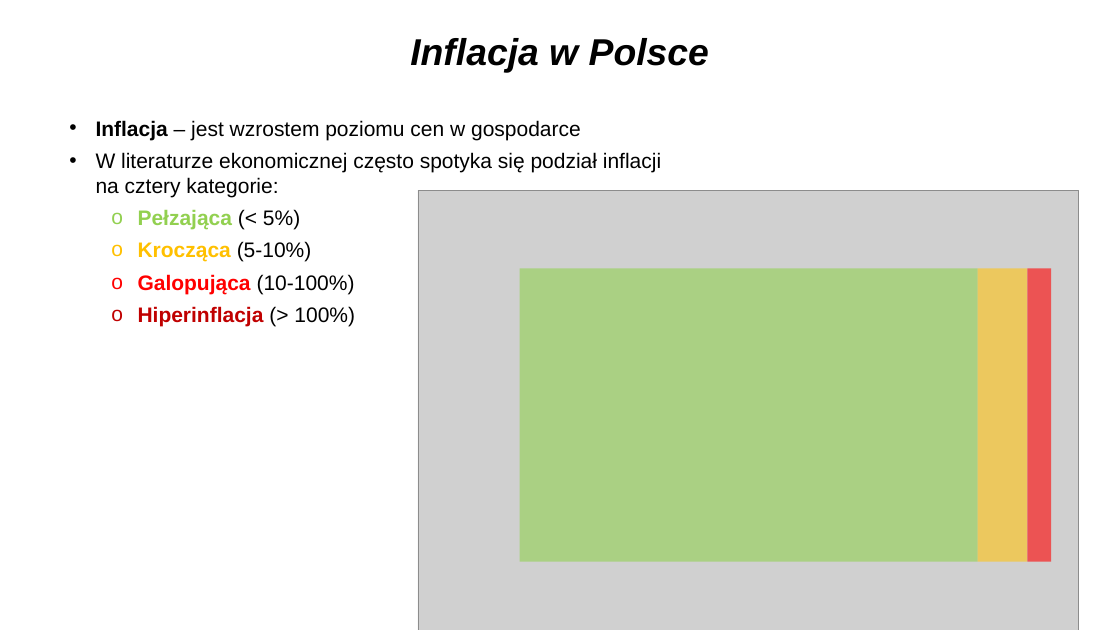
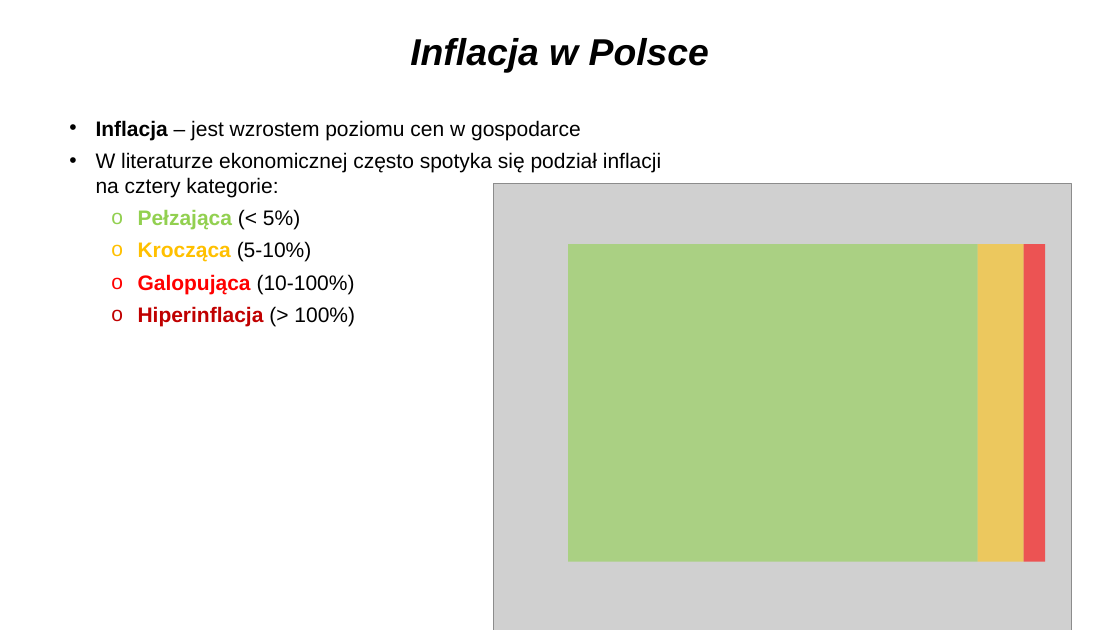
Before and after one commit to 1Jaroslav1/SAD_P1, a slide deck: slide 2 of Problem2/SAD_Problem_2.pptx. Drawn at 1120x630 pixels with LibreOffice and Linux fonts; fonts in the diff are those of the drawing; grey boxes stand for pictures. Boxes give left, top, right and bottom in pixels: in the first picture for what was removed or moved away, otherwise in the second. Text is boxed around its words. In the diff, an @@ line names an element or a change of style, - is before the commit and + after.

```diff
--- a/Problem2/SAD_Problem_2.pptx
+++ b/Problem2/SAD_Problem_2.pptx
@@ picture: place and size @@
-picture at <box>418,190,1080,630</box>
+picture at <box>494,183,1072,630</box>
@@ rectangle: place and size @@
-rectangle at <box>520,269,978,562</box>
+rectangle at <box>568,245,978,562</box>
@@ rectangle: place and size @@
-rectangle at <box>978,269,1028,562</box>
+rectangle at <box>978,245,1024,562</box>
@@ rectangle: place and size @@
-rectangle at <box>1028,269,1051,562</box>
+rectangle at <box>1024,245,1046,562</box>
```
Also in this commit, not shown: 6 other slides changed, 2 slides added, 2 slides removed, 6 other files.
